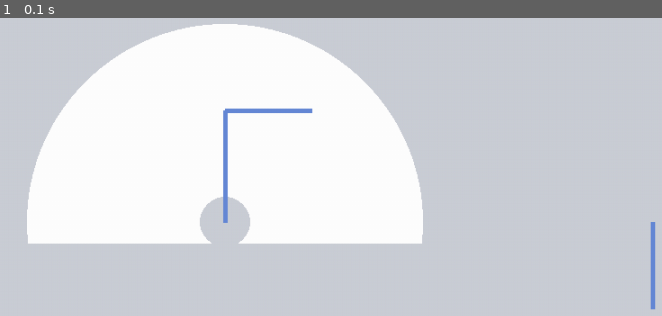
Above: before the commit, frame 1.
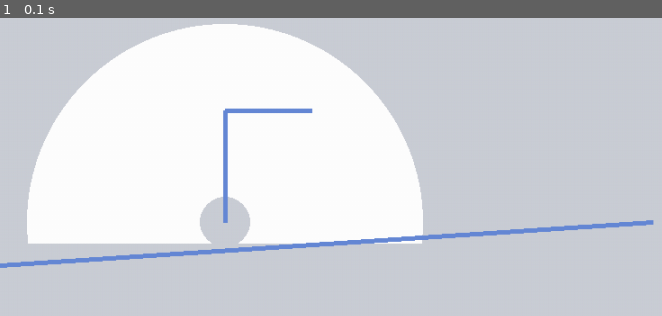
Above: after the commit, the same moment.

Repository: abackes19/ink
Game: pygame game, started from pygame-ik4.py
Two runs of this game, one before a commit and one after it. Both use one fixed random seed, a clock stepped at 60 frames per second and the inputs below.
Inputs:
- Up to frame 1 (0.1 s): no input

The runs differ from the first frame. In frame 1, 1.9% of the frame differs, in the area x 0-99%, y 67-98%.

Commit message:
trying to make z work (still)

Diff:
--- a/pygame-ik4.py
+++ b/pygame-ik4.py
@@ -120,9 +120,8 @@
         pxe = xe - originx + toriginx
         pxo = xo - originx + toriginx
 #        pygame.draw.line(screen, blue, [toriginx,toriginz], [toriginx + d_one, toriginz + d_two], 5) # not sure what this was
-        pygame.draw.line(screen, blue, (toriginz, toriginx), [(toriginz - z), (pxo)], 5)
+        pygame.draw.line(screen, blue, (toriginz, toriginx), [(z - toriginz), (pxo)], 5)
 #        pygame.draw.line(screen, green, (toriginz, toriginx), (ze, pxe), 5)
-        print(ze)
     else: # out of range so stay
         pygame.draw.lines(screen, pink, False, [[originx,originy], [xe, ye], [xo, yo]], 5)
         pygame.draw.circle(screen, pink, (x, y), (5), 0)
